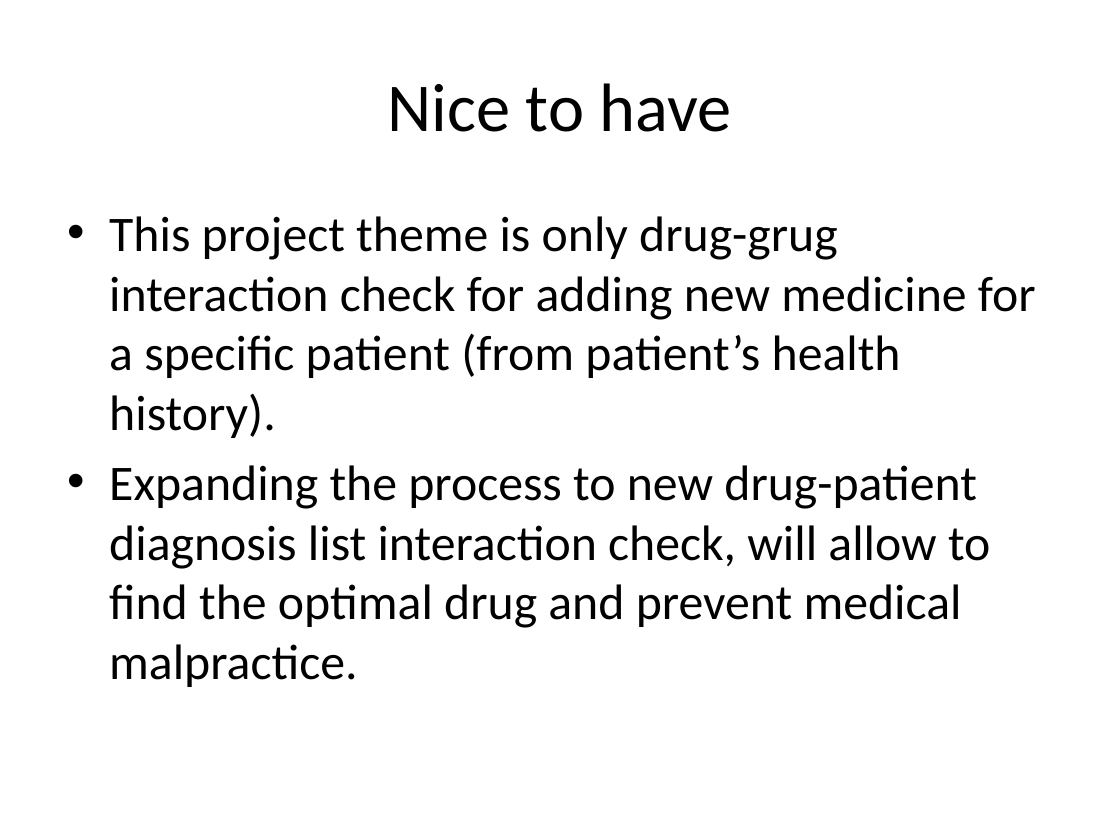
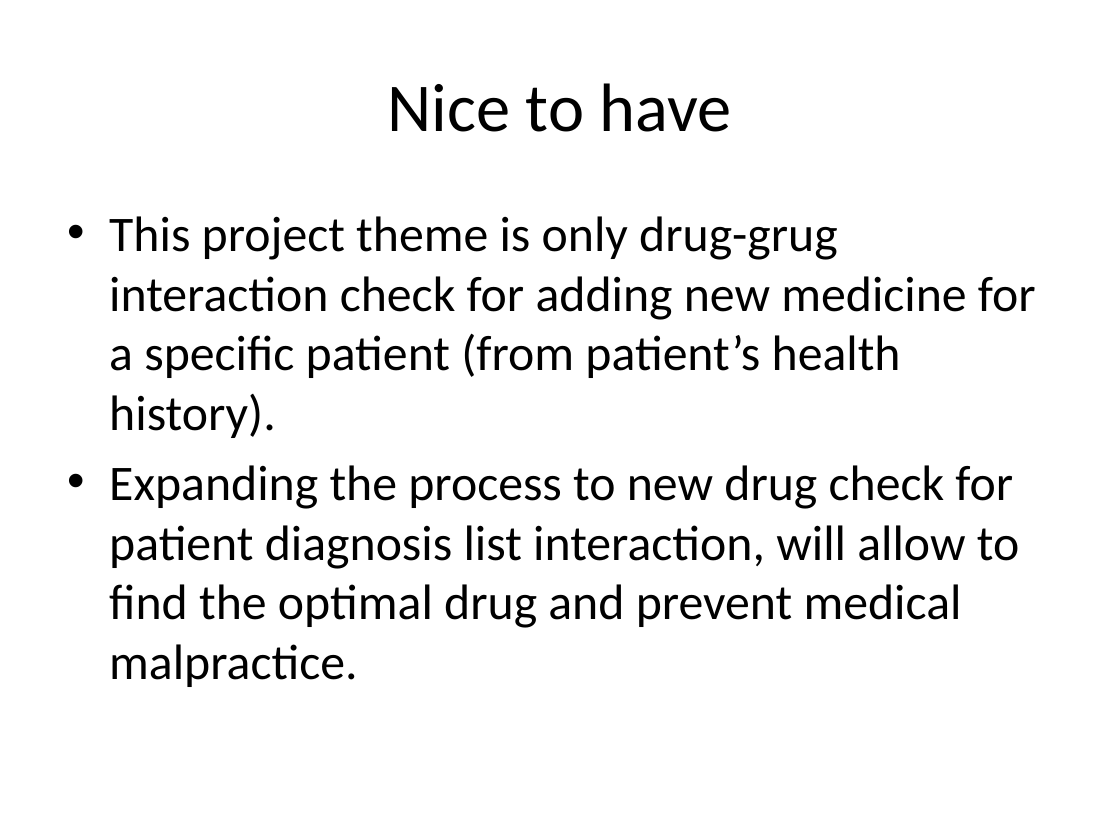
Before and after one commit to katkovOlga/nayaProject, a slide deck: slide 25 of FinalProject.pptx (slide 23 before the commit). Drawn at 1120x840 pixels with LibreOffice and Linux fonts; fonts in the diff are those of the drawing. Boxes give left, top, right and bottom in pixels: in the first picture for what was removed or moved away, otherwise in the second. Text is boxed around its words. In the diff, an @@ line names an element or a change of style, - is before the commit and + after.

```diff
--- a/FinalProject.pptx
+++ b/FinalProject.pptx
@@ text at <box>109,465,1019,687</box>: text changed @@
-• Expanding the process to new drug-patient diagnosis list interaction check, will allow to find the optimal drug and prevent medical malpractice.
+• Expanding the process to new drug check for patient diagnosis list interaction, will allow to find the optimal drug and prevent medical malpractice.
```
Also in this commit, not shown: 1 other slide changed, 2 slides added.
